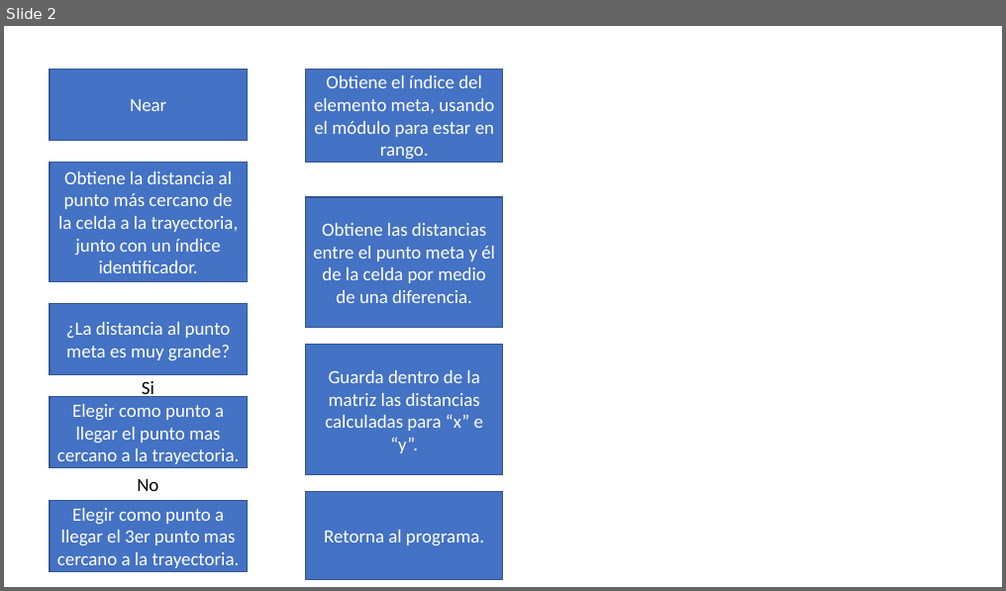
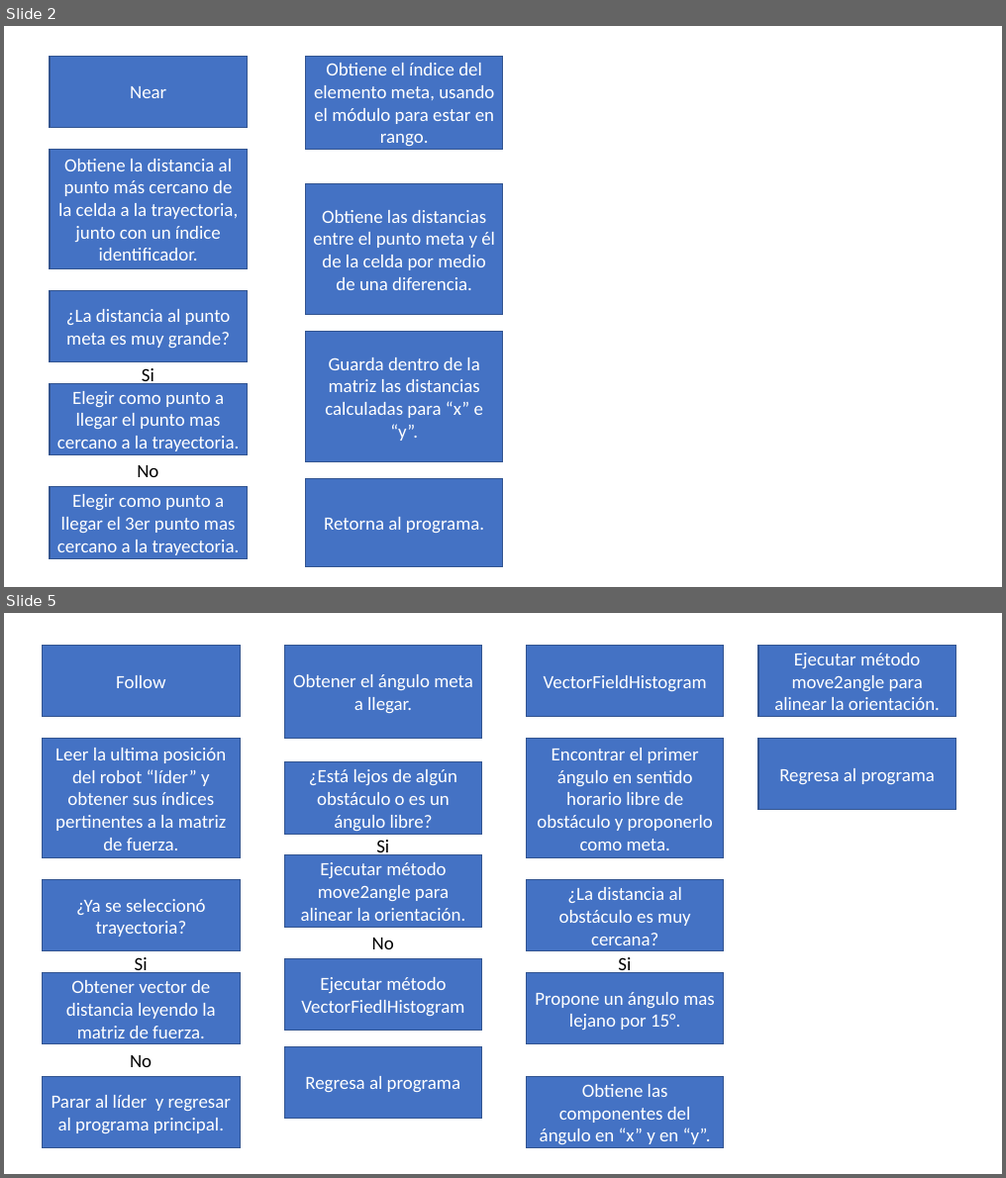
Before and after one commit to lfzarazuaa/Tesis_Lider_Seguidor, a slide deck: Diagramas_de_flujo.pptx. Shown one above the other, each under a label of ours: slide 2 before the commit, slides 2 and 5 after it; the slides between them are not shown. The pictures are 1006x591 and 1006x1178 pixels, drawn with LibreOffice and Linux fonts; fonts in the diff are those of the drawing. Boxes give left, top, right and bottom in pixels: in the first picture for what was removed or moved away, otherwise in the second. Text is boxed around its words. In the diff, an @@ line names an element or a change of style, - is before the commit and + after.

```diff
--- a/Diagramas_de_flujo.pptx
+++ b/Diagramas_de_flujo.pptx
@@ slide 5 added at (4, 613, 1002, 1174), background #FFFFFF @@
@@ rectangle added at (43, 646, 240, 717), fill #4472C4, outline #325491 1 pt, 18 pt, text #FFFFFF @@
+Follow
@@ rectangle added at (285, 646, 482, 739), fill #4472C4, outline #325491 1 pt, 18 pt, text #FFFFFF @@
+Obtener el ángulo meta a llegar.
@@ rectangle added at (527, 646, 724, 717), fill #4472C4, outline #325491 1 pt, 18 pt, text #FFFFFF @@
+VectorFieldHistogram
@@ rectangle added at (758, 646, 956, 717), fill #4472C4, outline #325491 1 pt, 18 pt, text #FFFFFF @@
+Ejecutar método move2angle para alinear la orientación.
@@ rectangle added at (43, 739, 240, 859), fill #4472C4, outline #325491 1 pt, 18 pt, text #FFFFFF @@
+Leer la ultima posición del robot “líder” y obtener sus índices pertinentes a la matriz de fuerza.
@@ rectangle added at (527, 739, 724, 859), fill #4472C4, outline #325491 1 pt, 18 pt, text #FFFFFF @@
+Encontrar el primer ángulo en sentido horario libre de obstáculo y proponerlo como meta.
@@ rectangle added at (758, 739, 956, 811), fill #4472C4, outline #325491 1 pt, 18 pt, text #FFFFFF @@
+Regresa al programa
@@ rectangle added at (285, 761, 482, 834), fill #4472C4, outline #325491 1 pt, 18 pt, text #FFFFFF @@
+¿Está lejos de algún obstáculo o es un ángulo libre?
@@ text added at (376, 840, 389, 859), 18 pt, text #000000 @@
+Si
@@ rectangle added at (285, 856, 482, 928), fill #4472C4, outline #325491 1 pt, 18 pt, text #FFFFFF @@
+Ejecutar método move2angle para alinear la orientación.
@@ rectangle added at (43, 880, 240, 953), fill #4472C4, outline #325491 1 pt, 18 pt, text #FFFFFF @@
+¿Ya se seleccionó trayectoria?
@@ rectangle added at (527, 880, 724, 953), fill #4472C4, outline #325491 1 pt, 18 pt, text #FFFFFF @@
+¿La distancia al obstáculo es muy cercana?
@@ text added at (372, 938, 394, 950), 18 pt, text #000000 @@
+No
@@ text added at (135, 956, 148, 976), 18 pt, text #000000 @@
+Si
@@ rectangle added at (285, 959, 482, 1031), fill #4472C4, outline #325491 1 pt, 18 pt, text #FFFFFF @@
+Ejecutar método VectorFiedlHistogram
@@ text added at (618, 958, 631, 976), 18 pt, text #000000 @@
+Si
@@ rectangle added at (43, 973, 240, 1045), fill #4472C4, outline #325491 1 pt, 18 pt, text #FFFFFF @@
+Obtener vector de distancia leyendo la matriz de fuerza.
@@ rectangle added at (527, 973, 724, 1045), fill #4472C4, outline #325491 1 pt, 18 pt, text #FFFFFF @@
+Propone un ángulo mas lejano por 15°.
@@ text added at (130, 1056, 152, 1067), 18 pt, text #000000 @@
+No
@@ rectangle added at (285, 1048, 482, 1119), fill #4472C4, outline #325491 1 pt, 18 pt, text #FFFFFF @@
+Regresa al programa
@@ rectangle added at (43, 1077, 240, 1149), fill #4472C4, outline #325491 1 pt, 18 pt, text #FFFFFF @@
+Parar al líder y regresar al programa principal.
@@ rectangle added at (527, 1077, 724, 1149), fill #4472C4, outline #325491 1 pt, 18 pt, text #FFFFFF @@
+Obtiene las componentes del ángulo en “x” y en “y”.
@@ slide 2 changed as well @@
@@ 9 rectangles, 2 texts: place and size @@
-9 rectangles, 2 texts at (50, 69, 503, 580)
+9 rectangles, 2 texts at (50, 56, 503, 568)
```
Also in this commit, not shown: 1 other slide changed, 7 other slides added, 1 slide removed.
